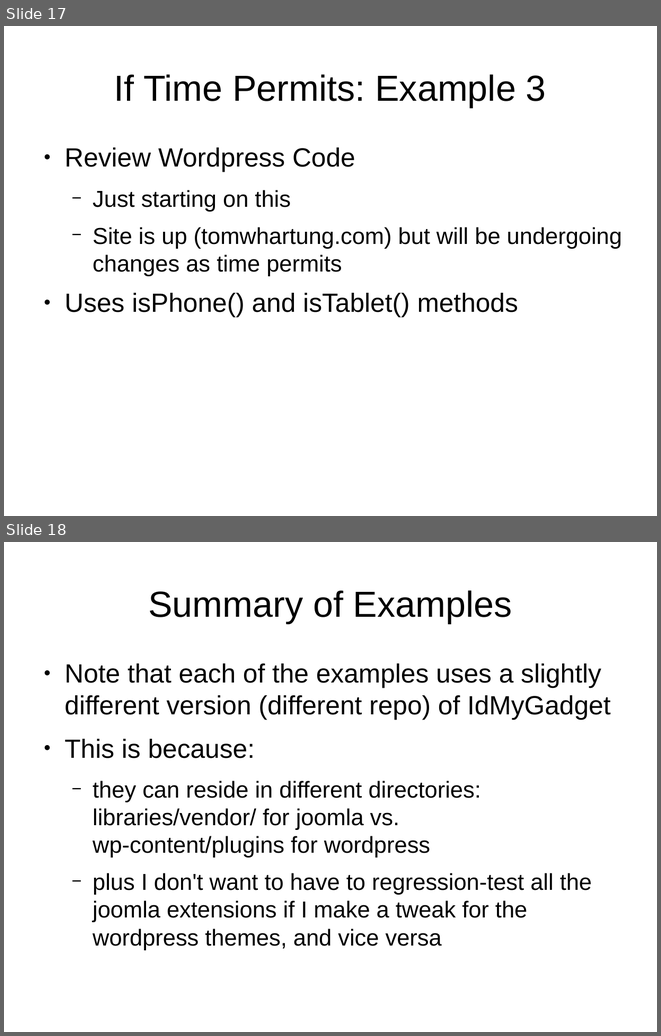
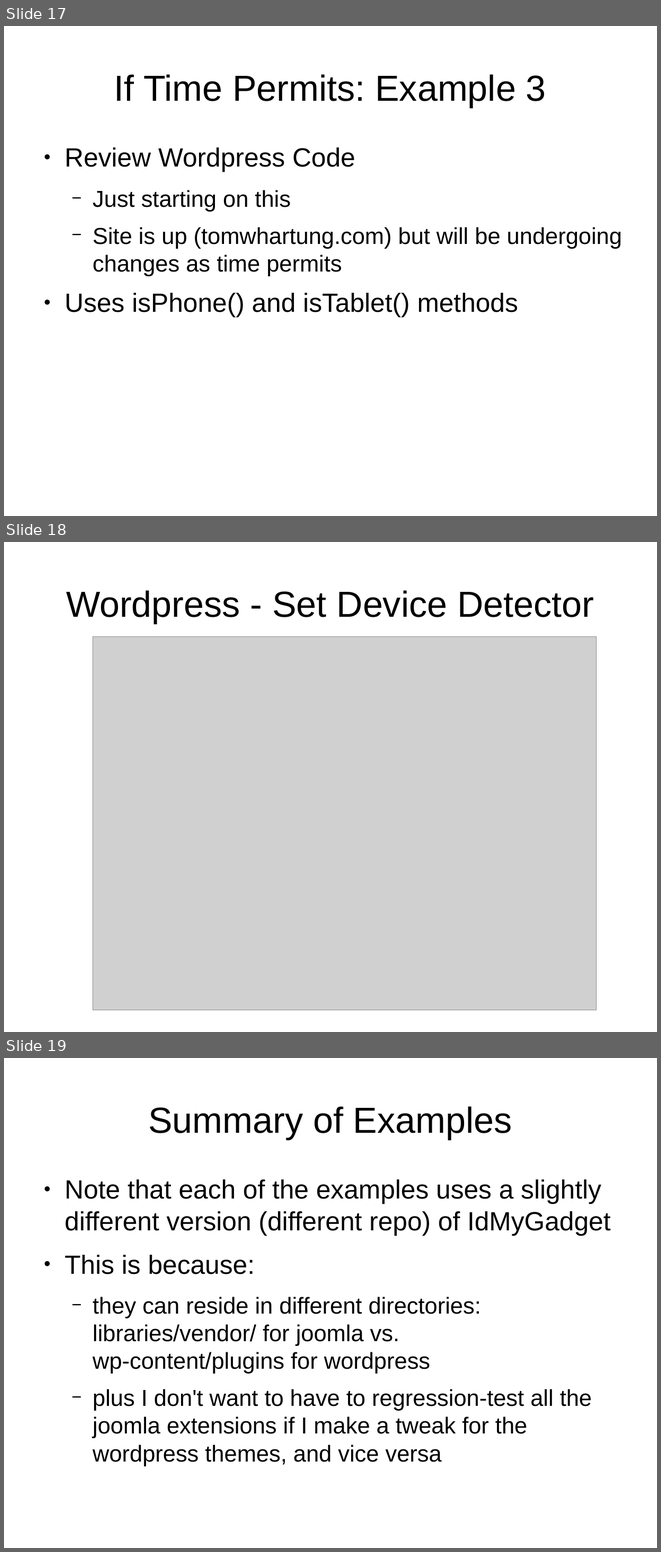
Before and after one commit to tomwhartung/jmws_accoutrements, a slide deck: presentations/2015_08-FRPUG/Device_Detection_PHP.odp. Shown one above the other, each under a label of ours: slides 17 and 18 before the commit, slides 17, 18 and 19 after it. The pictures are 661x1036 and 661x1552 pixels, drawn with LibreOffice and Linux fonts; fonts in the diff are those of the drawing; grey boxes stand for pictures. Boxes give left, top, right and bottom in pixels: in the first picture for what was removed or moved away, otherwise in the second. Text is boxed around its words. In the diff, an @@ line names an element or a change of style, - is before the commit and + after.

Commit message:
Adding screen shot of select gadget detector option in the Wordpress admin Customize Theme screen.

```diff
--- a/presentations/2015_08-FRPUG/Device_Detection_PHP.odp
+++ b/presentations/2015_08-FRPUG/Device_Detection_PHP.odp
@@ slide 18 added at (4,542,657,1032), background #FFFFFF @@
@@ title added at (66,590,594,623), 44 pt, text #000000 @@
+Wordpress - Set Device Detector
@@ picture added at (93,637,597,1010) @@
@@ what was slide 18 is now slide 19 @@
```
Also in this commit, not shown: 3 slides changed, 1 other slide added, 2 other files.
